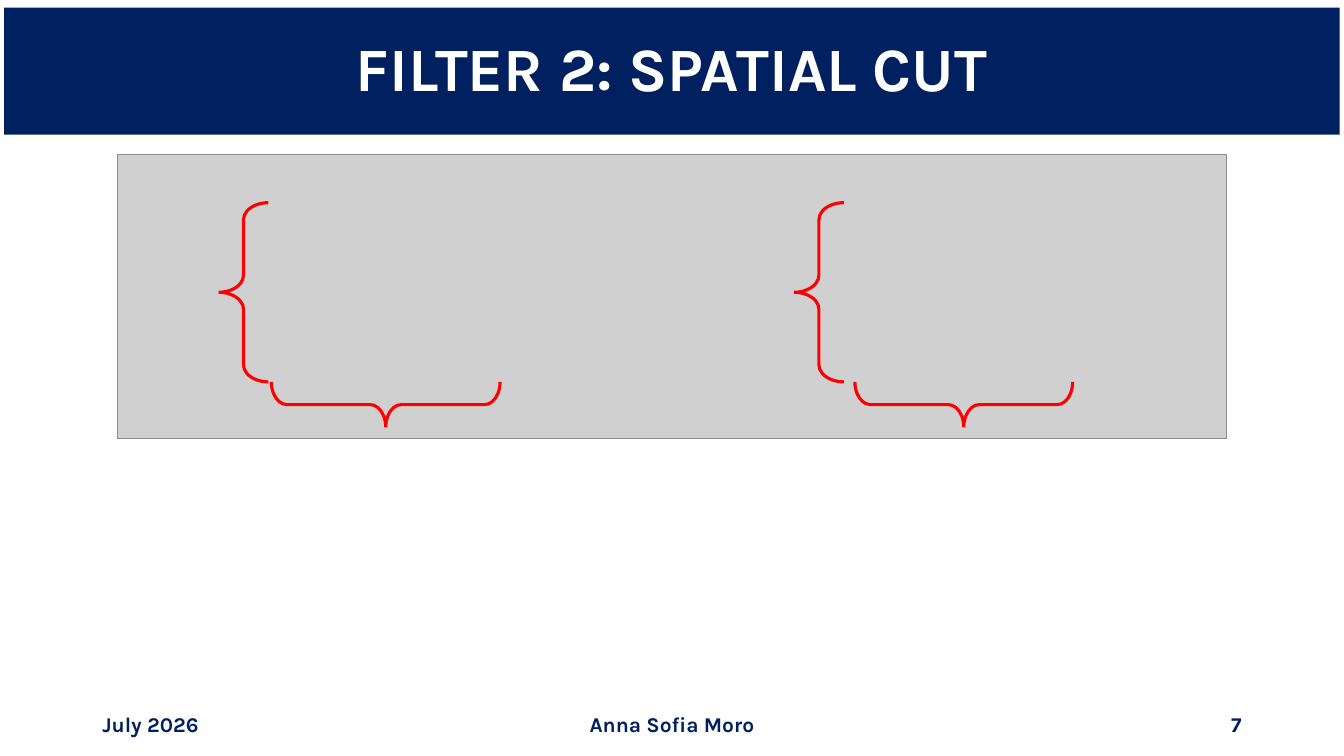
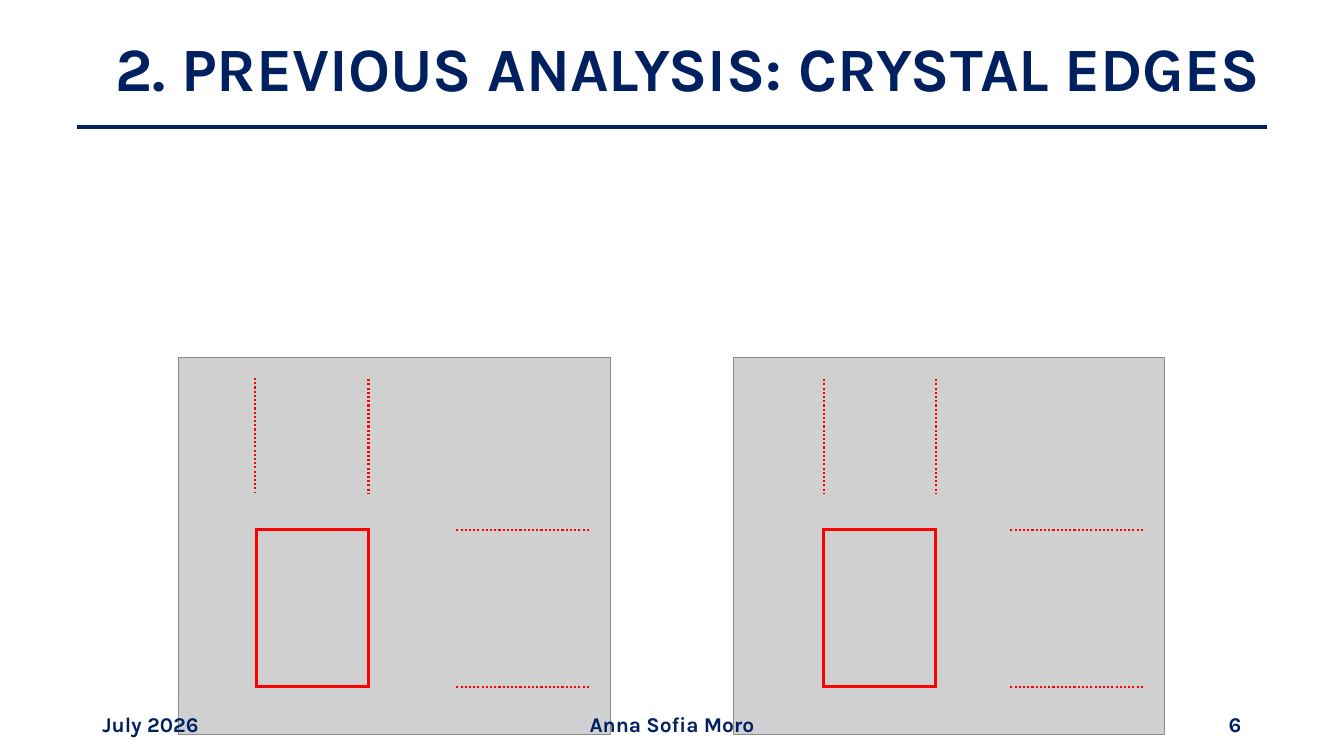
Before and after one commit to annaasofia/tesi, a slide deck: slide 6 of slides/week4.pptx (slide 7 before the commit). Drawn at 1344x756 pixels with LibreOffice and Linux fonts; fonts in the diff are those of the drawing; grey boxes stand for pictures. Boxes give left, top, right and bottom in pixels: in the first picture for what was removed or moved away, otherwise in the second. Text is boxed around its words. In the diff, an @@ line names an element or a change of style, - is before the commit and + after.

```diff
--- a/slides/week4.pptx
+++ b/slides/week4.pptx
@@ title "2. PREVIOUS ANALYSIS: CRYSTAL EDGES": place and size @@
-title "2. PREVIOUS ANALYSIS: CRYSTAL EDGES" at (4, 8, 1340, 135)
+title "2. PREVIOUS ANALYSIS: CRYSTAL EDGES" at (115, 50, 1260, 92)
@@ title "2. PREVIOUS ANALYSIS: CRYSTAL EDGES" at (115, 50, 1260, 92): fill #002060 to none @@
@@ title at (115, 50, 1260, 92): text changed; text colour #FFFFFF to #002060 @@
-FILTER 2: SPATIAL CUT
+2. PREVIOUS ANALYSIS: CRYSTAL EDGES
@@ line added from (77, 127) to (1267, 127), #002060 3 pt @@
@@ picture removed at (118, 154, 1227, 439) @@
@@ right brace removed at (219, 203, 268, 382) @@
@@ right brace removed at (795, 203, 844, 382) @@
@@ picture added at (178, 358, 611, 735) @@
@@ picture added at (734, 358, 1166, 735) @@
@@ line added from (255, 378) to (255, 493), #FF0000 1.5 pt dashed @@
@@ right brace removed at (271, 382, 500, 427) @@
@@ line added from (369, 379) to (369, 494), #FF0000 1.5 pt dashed @@
@@ line added from (824, 379) to (824, 494), #FF0000 1.5 pt dashed @@
@@ right brace removed at (856, 382, 1073, 427) @@
@@ line added from (936, 379) to (936, 494), #FF0000 1.5 pt dashed @@
@@ rectangle added at (256, 530, 368, 688), outline #FF0000 2.25 pt @@
@@ line added from (589, 530) to (457, 530), #FF0000 1.5 pt dashed @@
@@ rectangle added at (824, 530, 936, 688), outline #FF0000 2.25 pt @@
@@ line added from (1143, 530) to (1010, 530), #FF0000 1.5 pt dashed @@
@@ line added from (589, 687) to (457, 687), #FF0000 1.5 pt dashed @@
@@ line added from (1143, 687) to (1010, 687), #FF0000 1.5 pt dashed @@
@@ page number at (1229, 718, 1242, 733): text changed @@
-7
+6
```
Also in this commit, not shown: 18 other slides changed, 6 slides added, 6 slides removed, 2 other files.
